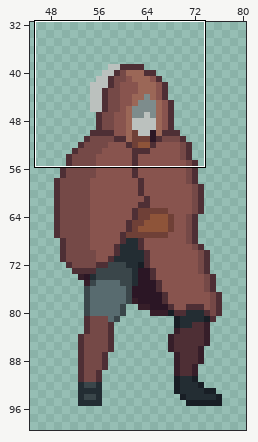
Edited in one commit: pixel-art file (Personal_Roberto/ASEPRITE/1. Liora/Liora.aseprite). Above, an overview of the earlier version with the close-up marked.
Close-up. The starting point:
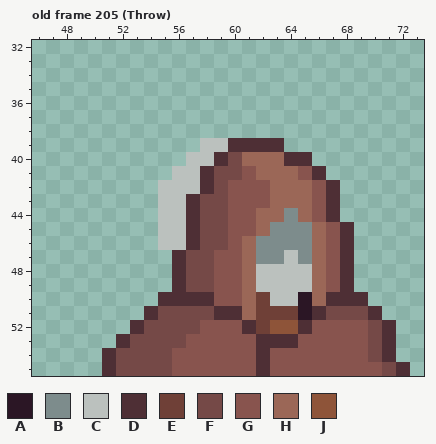
128x128 pixels, 206 frames. Colours within 5 levels of each other are drawn and written as one. Shown: old frame 205 (Throw): x 46..73, y 32..55. The wide view leaves out empty margins. The commit also changed other frames or places, which this record leaves out.
Visible layers, top first: "Layer 1", "Layer 5", "Liora", "Layer 4".
Palette (. is transparent): A #2b1625  B #7d8c8c  C #bbc1be  D #4e2f35  E #6f4037  F #754947  G #88544e  H #9b6757  J #8e5439
Pixels before, old frame 205 (Throw), first column x 51:
39 .......CCDDDD.........
40 ......CCDFHHHDD.......
41 .....CCDFFGHHHGD......
42 ....CCCDFGGGHHHGD.....
43 ....CCDFFGGGHHHGD.....
44 ....CCDFFGGHHBHGD.....
45 ....CCDFFGGHBBBHGD....
46 ....CCDFFGHBBBBHGD....
47 .....DFFGGHBBCBHGD....
48 .....DFFGGHCCCCHGD....
49 .....DFFGGHCCCCHGD....
50 ....DDDDGGHECCAHDDD...
51 ...DFFFFDDHEEEADFFFD..
52 ..DFFFFGGGDEJJDGGGGFD.
53 .DFFFFGGGGGDDDGGGGGFD.
54 DFFFFGGGGGGDGGGGGGGFD.
55 DFFFFGGGGGGDGGGGGGGGFD
New version:
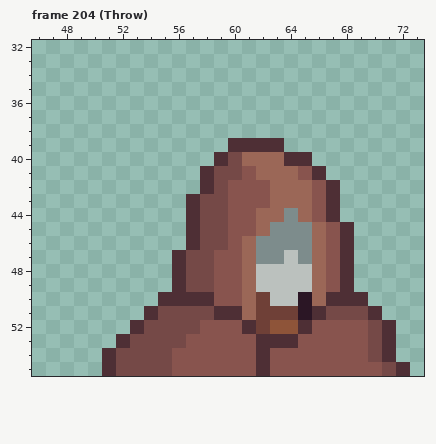
Changes in this commit:
frames 206 -> 204
Frame 204 (Throw) against old frame 205 (Throw), layer "Liora":
The edit erases colour C in row 39 at x 58 to 59; in row 40 at x 57 to 58; in row 41 at x 56 to 57; in row 42 at x 55 to 57; in rows 43 to 46 at x 55 to 56.
Where, in picture pixels (left, top, right, bottom), the same in both close-ups:
erased: (158, 138, 228, 250)
